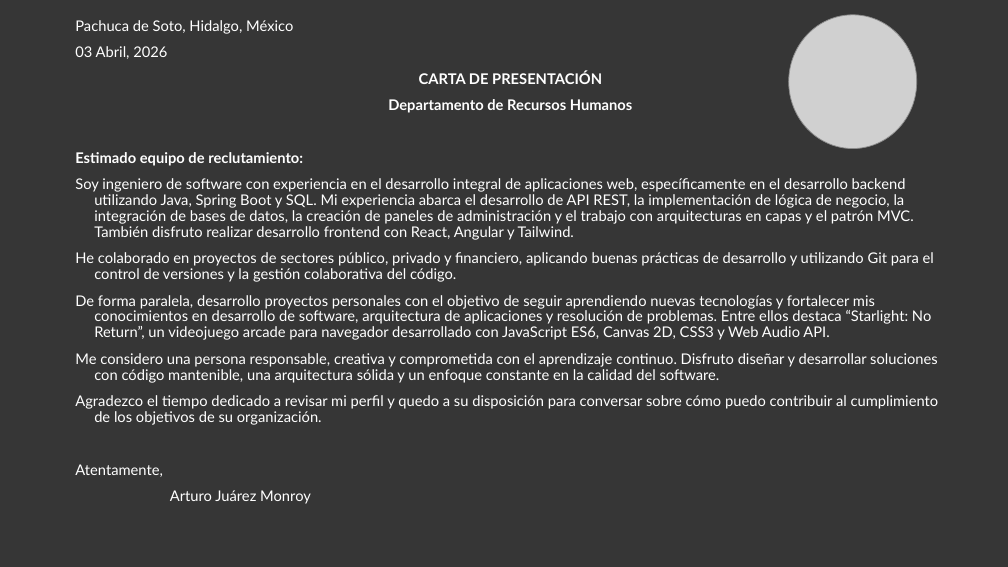
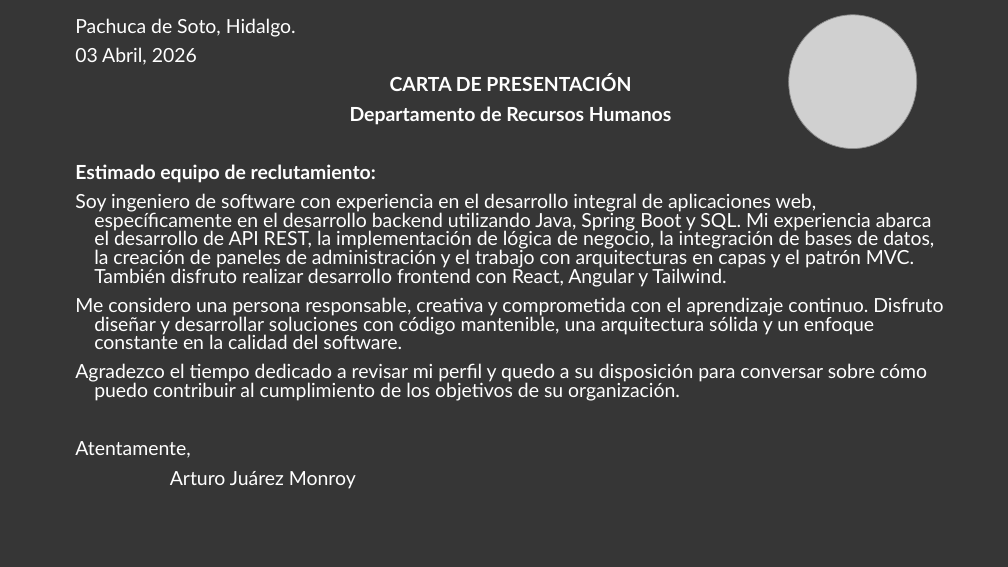
Before and after one commit to ArturoJM0A1/arturojmdev, a slide deck: slide 1 of public/Carta de Presentación.pptx. Drawn at 1008x567 pixels with LibreOffice and Linux fonts; fonts in the diff are those of the drawing; grey boxes stand for pictures. Boxes give left, top, right and bottom in pixels: in the first picture for what was removed or moved away, otherwise in the second. Text is boxed around its words. In the diff, an @@ line names an element or a change of style, - is before the commit and + after.

Commit message:
chat ubicacion y carta de presentacion

```diff
--- a/public/Carta de Presentación.pptx
+++ b/public/Carta de Presentación.pptx
@@ text at (75,18,296,37): text changed; size 14 to 18.5 pt @@
-Pachuca de Soto, Hidalgo, México
+Pachuca de Soto, Hidalgo.
@@ text at (75,47,943,489): size 14 to 18.5 pt; line spacing 0.9 to 0.8 @@
@@ text at (75,252,934,340): paragraphs removed @@
-He colaborado en proyectos de sectores público, privado y financiero, aplicando buenas prácticas de desarrollo y utilizando Git para el control de versiones y la gestión colaborativa del código.
-De forma paralela, desarrollo proyectos personales con el objetivo de seguir aprendiendo nuevas tecnologías y fortalecer mis conocimientos en desarrollo de software, arquitectura de aplicaciones y resolución de problemas. Entre ellos destaca “Starlight: No Return”, un videojuego arcade para navegador desarrollado con JavaScript ES6, Canvas 2D, CSS3 y Web Audio API.
```
Also in this commit, not shown: 3 other files.
